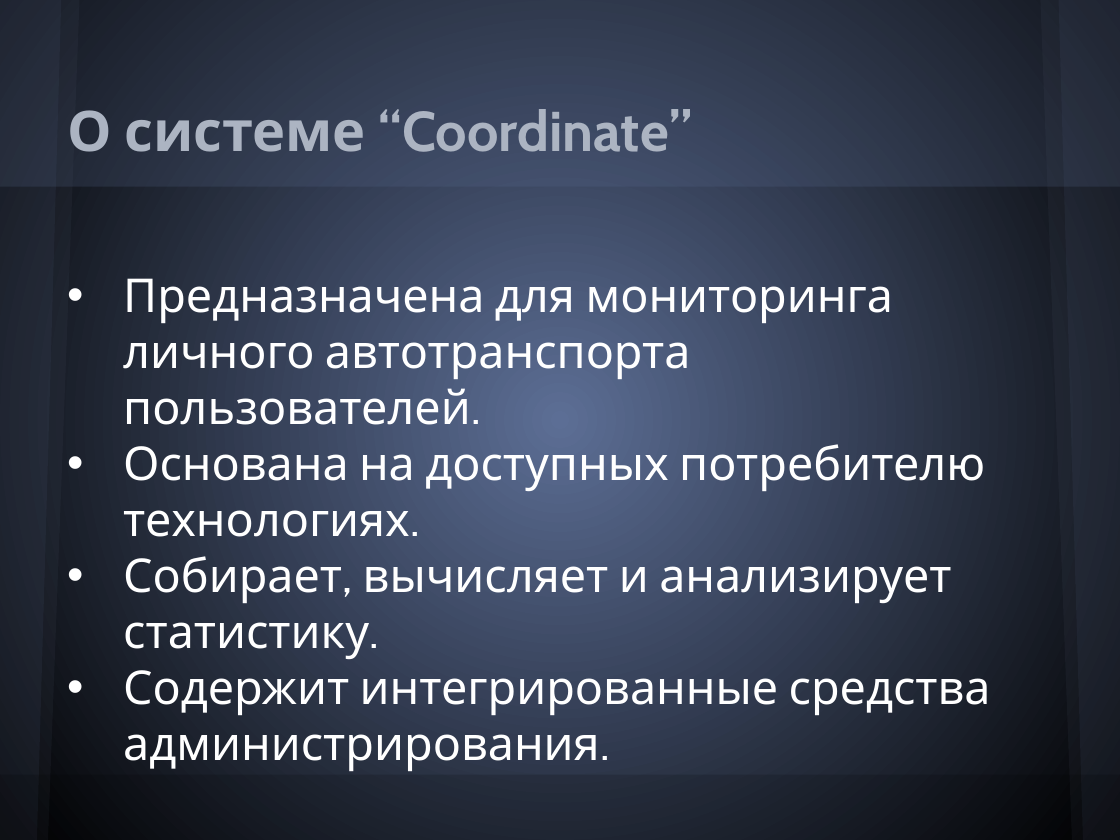
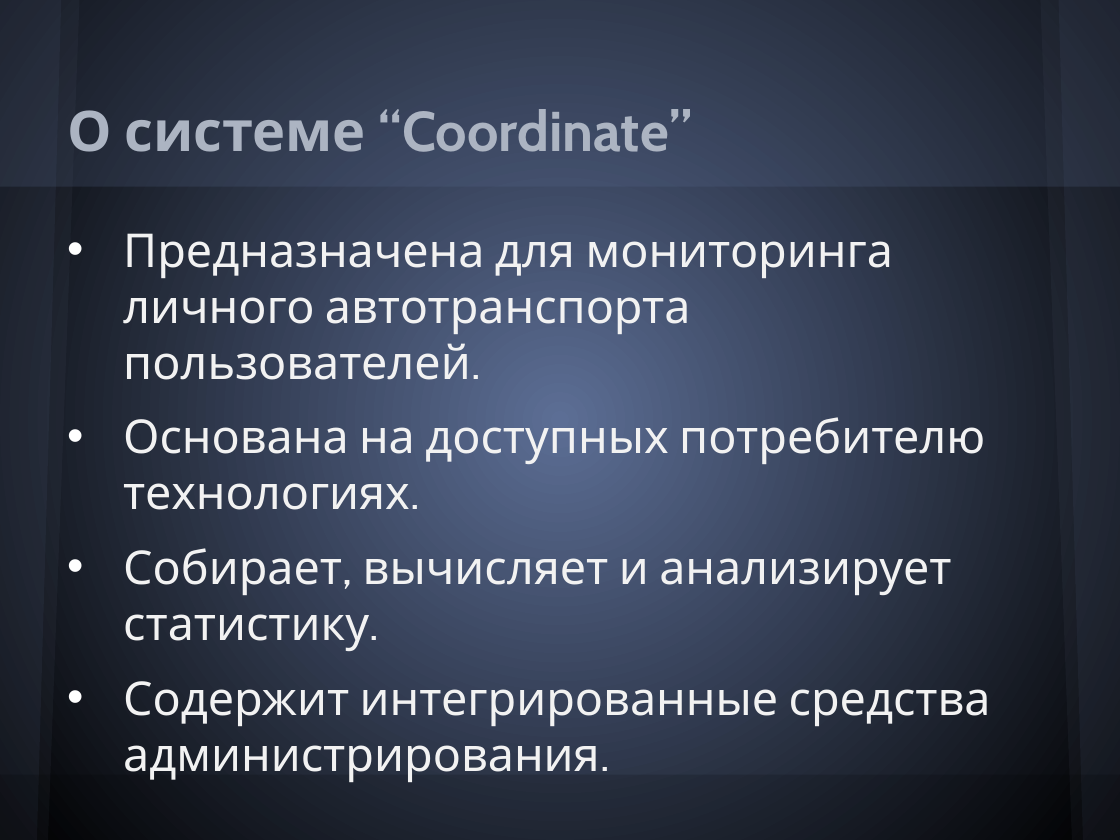
Before and after one commit to Melancholic/Coordinate-reports, a slide deck: slide 3 of Презентация.pptx. Drawn at 1120x840 pixels with LibreOffice and Linux fonts; fonts in the diff are those of the drawing. Boxes give left, top, right and bottom in pixels: in the first picture for what was removed or moved away, otherwise in the second. Text is boxed around its words. In the diff, an @@ line names an element or a change of style, - is before the commit and + after.

```diff
--- a/Презентация.pptx
+++ b/Презентация.pptx
@@ text "Предназначена для мониторинга личного автотранспорта ...": place and size @@
-text "Предназначена для мониторинга личного автотранспорта ..." at [123, 269, 991, 773]
+text "Предназначена для мониторинга личного автотранспорта ..." at [123, 223, 991, 727]
@@ text "Предназначена для мониторинга личного автотранспорта ..." at [123, 223, 991, 727]: text colour #FFFFFF to #F2F2F2; more space between paragraphs @@
```
Also in this commit, not shown: 7 other slides changed, 2 slides added, 3 other files.
